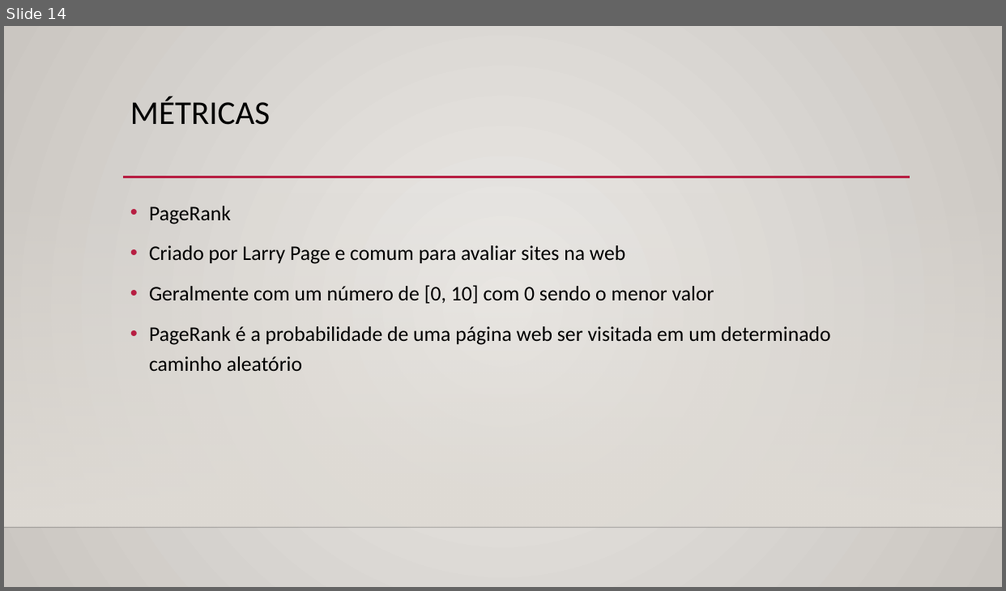
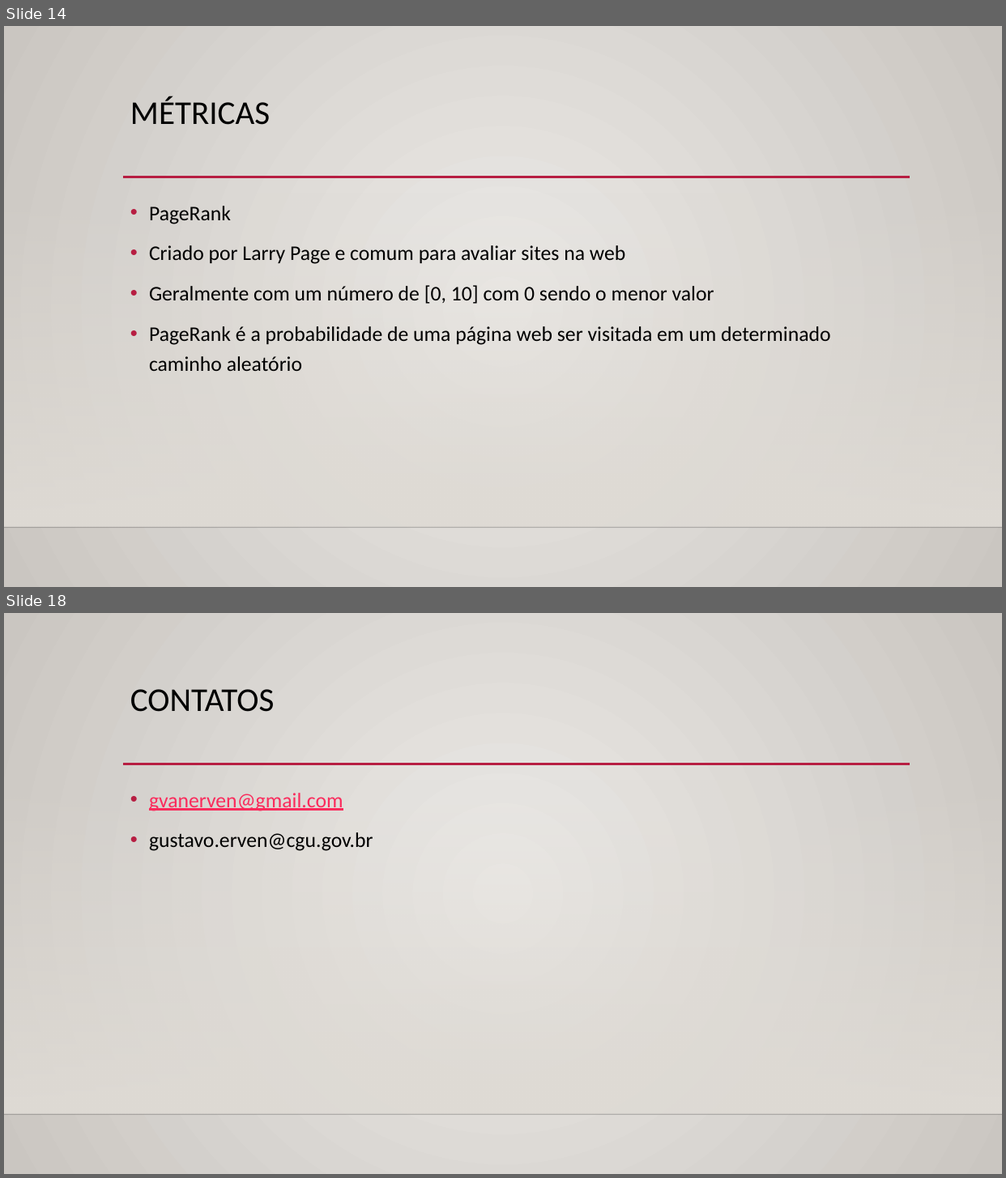
Before and after one commit to gvanerven/treinamento, a slide deck: curso_grafos/grafos.pptx. Shown one above the other, each under a label of ours: slide 14 before the commit, slides 14 and 18 after it; the slides between them are not shown. The pictures are 1006x591 and 1006x1178 pixels, drawn with LibreOffice and Linux fonts; fonts in the diff are those of the drawing; background and template pictures are left out. Boxes give left, top, right and bottom in pixels: in the first picture for what was removed or moved away, otherwise in the second. Text is boxed around its words. In the diff, an @@ line names an element or a change of style, - is before the commit and + after.

```diff
--- a/curso_grafos/grafos.pptx
+++ b/curso_grafos/grafos.pptx
@@ slide 18 added at [4,613,1002,1174], background gradient #ECEAE7 to #CAC7C1; not listed: 3 template elements that a slide beside it also shows @@
@@ title added at [130,689,275,712], 32 pt, text #000000 @@
+CONTATOS
@@ text added at [149,793,373,851], 20 pt, text #000000 @@
+• gvanerven@gmail.com
+• gustavo.erven@cgu.gov.br
```
Also in this commit, not shown: 2 slides changed, 3 other slides added, 3 other files.
